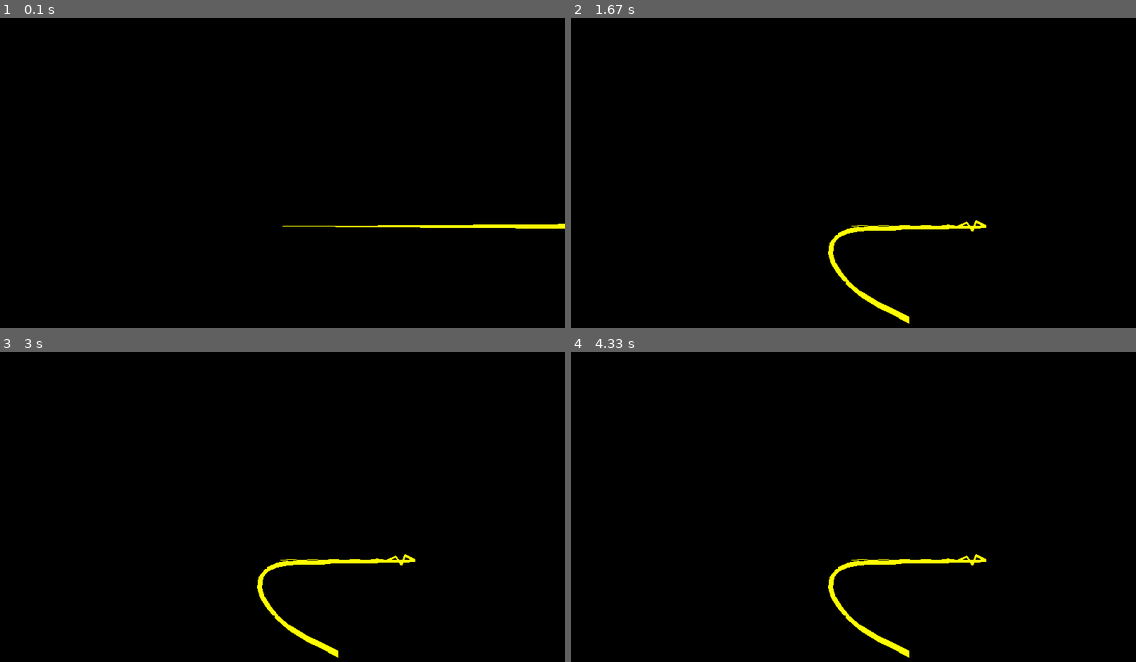
Above: before the commit, frames 1-4 (two rows, left to right).
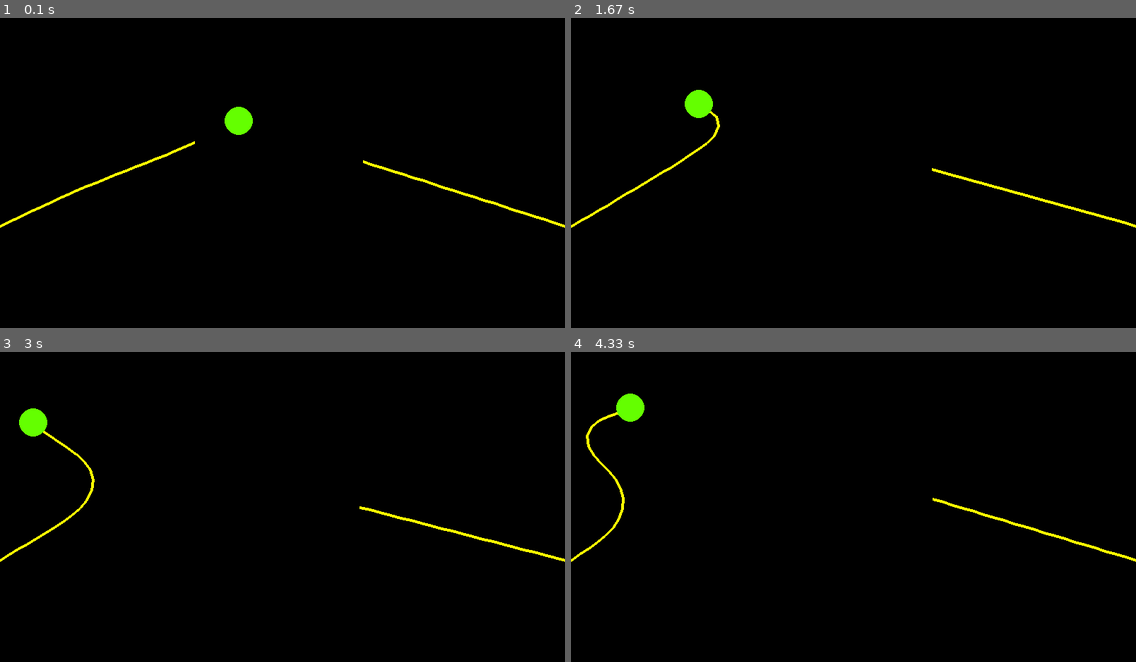
Above: after the commit, the same moments.

Repository: DatHydroGuy/CodingTrain
Game: pygame game, started from Python/kinematics/main.py
Same seed, same stepped clock (60 frames per second), same inputs: the game is played once before the commit and once after it.
Inputs (mouse positions are in pixels of both pictures, inside the frame that each line leads up to):
- Up to frame 1 (0.1 s): no input
- Up to frame 2 (1.67 s): press the mouse at (717, 228) at 0.37 s; move the mouse to (813, 275) at 0.47 s; release the mouse at (910, 318) at 0.6 s
- Up to frame 3 (3 s): tap Enter at 1.67 s
- Up to frame 4 (4.33 s): no input

The runs differ from the first frame. In frame 1, 1.4% of the frame differs, in the area x 0-100%, y 28-68%; in frame 2, 1.7%; in frame 3, 1.7%, in the area x 0-100%, y 18-99%; in frame 4, 1.7%.

Commit message:
Created tentacle class for multiple instances and added bouncing ball for them to follow

Diff:
--- /dev/null
+++ b/Python/kinematics/inverse_kinematics_fixed_multiple.py
@@ -0,0 +1,65 @@
+import ctypes
+import pygame
+from pygame import Vector2
+from random import uniform
+from tentacle import Tentacle
+
+
+class InverseKinematics:
+    def __init__(self) -> None:
+        user32 = ctypes.windll.user32
+        self.screen_width = 800  # user32.GetSystemMetrics(0)
+        self.screen_height = 600  # user32.GetSystemMetrics(1)
+
+        pygame.init()
+        pygame.display.set_caption("PyGame Framework")
+
+        self.__clock = pygame.time.Clock()
+
+        window_size = (self.screen_width, self.screen_height)
+        self.screen = pygame.display.set_mode(window_size, pygame.DOUBLEBUF, 32)
+
+    def start(self) -> None:
+        mouse_x = None
+        mouse_y = None
+        segment_length = 15
+        num_segments = 20
+        tentacles = [Tentacle(Vector2(0, self.screen_height / 2), num_segments, segment_length),
+                     Tentacle(Vector2(self.screen_width, self.screen_height / 2), num_segments, segment_length)]
+        ball_pos = Vector2(uniform(0, self.screen_width), uniform(0, self.screen_height))
+        ball_vel = Vector2(uniform(-8, 8), uniform(-6, 6))
+        ball_acc = Vector2(0, 0)
+
+        while 1:
+            for event in pygame.event.get():
+                if event.type == pygame.QUIT:
+                    exit()
+                elif event.type == pygame.MOUSEMOTION:
+                    mouse_x, mouse_y = event.pos
+
+                if event.type == pygame.KEYUP:
+                    if event.key == pygame.K_ESCAPE:
+                        exit()
+
+            # update & render
+            self.screen.fill((0, 0, 0))
+
+            for tentacle in tentacles:
+                # tentacle.update(mouse_x, mouse_y)
+                tentacle.update(ball_pos.x, ball_pos.y)
+
+            # render
+            for tentacle in tentacles:
+                tentacle.show(self.screen)
+
+            pygame.draw.circle(self.screen, (100, 255, 0), ball_pos, 20)
+
+            ball_vel += ball_acc
+            ball_pos += ball_vel
+            if ball_pos.x < 0 or ball_pos.x > self.screen_width:
+                ball_vel.x *= -1
+            if ball_pos.y < 0 or ball_pos.y > self.screen_height:
+                ball_vel.y *= -1
+
+            self.__clock.tick(60)
+            pygame.display.update()
--- a/Python/kinematics/main.py
+++ b/Python/kinematics/main.py
@@ -1,5 +1,7 @@
-from forward_kinematics import ForwardKinematics
-from inverse_kinematics import InverseKinematics
+# from forward_kinematics import ForwardKinematics
+# from inverse_kinematics import InverseKinematics
+# from inverse_kinematics_fixed_point import InverseKinematics
+from inverse_kinematics_fixed_multiple import InverseKinematics
 
 if __name__ == '__main__':
     InverseKinematics().start()
--- /dev/null
+++ b/Python/kinematics/tentacle.py
@@ -0,0 +1,30 @@
+from pygame import Vector2
+from inverse_segment_fixed_point import Segment
+
+
+class Tentacle:
+    def __init__(self, base_position: Vector2, num_segments: int, segment_length: int):
+        self.num_segments = num_segments
+        self.base_position = base_position
+        self.segment_length = segment_length
+        segment_width = 4
+        self.segments = [Segment(base_position, segment_length, segment_width)]
+        for i in range(1, num_segments):
+            self.segments.append(Segment(self.segments[i - 1].end, segment_length, segment_width))
+
+    def update(self, target_x, target_y):
+        end_seg = self.segments[self.num_segments - 1]
+        end_seg.follow(target_x, target_y)
+        end_seg.update()
+
+        for i in range(self.num_segments - 2, -1, -1):
+            self.segments[i].follow(self.segments[i + 1].position.x, self.segments[i + 1].position.y)
+            self.segments[i].update()
+
+        self.segments[0].constrain_position(self.base_position)
+        for i in range(1, self.num_segments):
+            self.segments[i].constrain_position(self.segments[i - 1].end)
+
+    def show(self, surface):
+        for segment in self.segments:
+            segment.show(surface)
